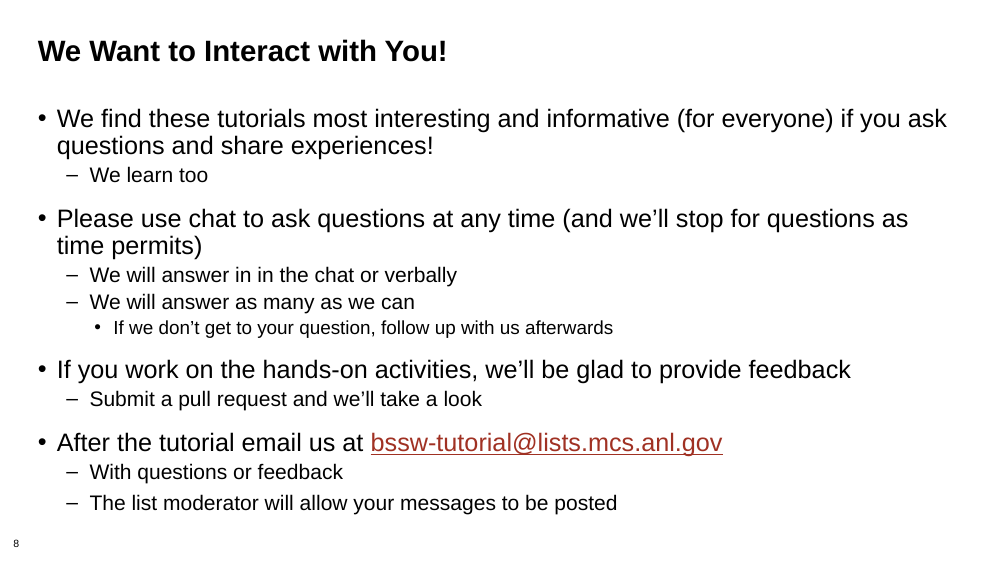
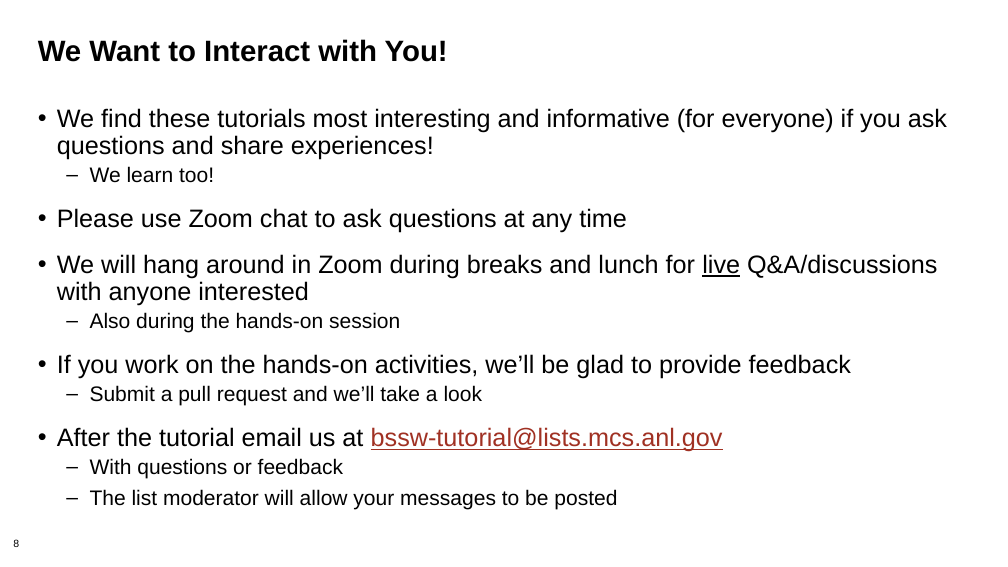
Before and after one commit to bssw-tutorial/presentations, a slide deck: slide 8 of intro.pptx. Drawn at 1008x567 pixels with LibreOffice and Linux fonts; fonts in the diff are those of the drawing; background and template pictures are left out. Boxes give left, top, right and bottom in pixels: in the first picture for what was removed or moved away, otherwise in the second. Text is boxed around its words. In the diff, an @@ line names an element or a change of style, - is before the commit and + after.

Commit message:
Minor updates
Small improvement to inclusivity slide
Specific info on how to interacts with us at the SC21 event

```diff
--- a/intro.pptx
+++ b/intro.pptx
@@ text at (57, 166, 937, 332): text changed @@
-  – We learn too
-• Please use chat to ask questions at any time (and we’ll stop for questions as time permits)
-  – We will answer in in the chat or verbally
-  – We will answer as many as we can
-    • If we don’t get to your question, follow up with us afterwards
+  – We learn too!
+• Please use Zoom chat to ask questions at any time
+• We will hang around in Zoom during breaks and lunch for live Q&A/discussions with anyone interested
+  – Also during the hands-on session
```
Also in this commit, not shown: 1 other slide changed.
